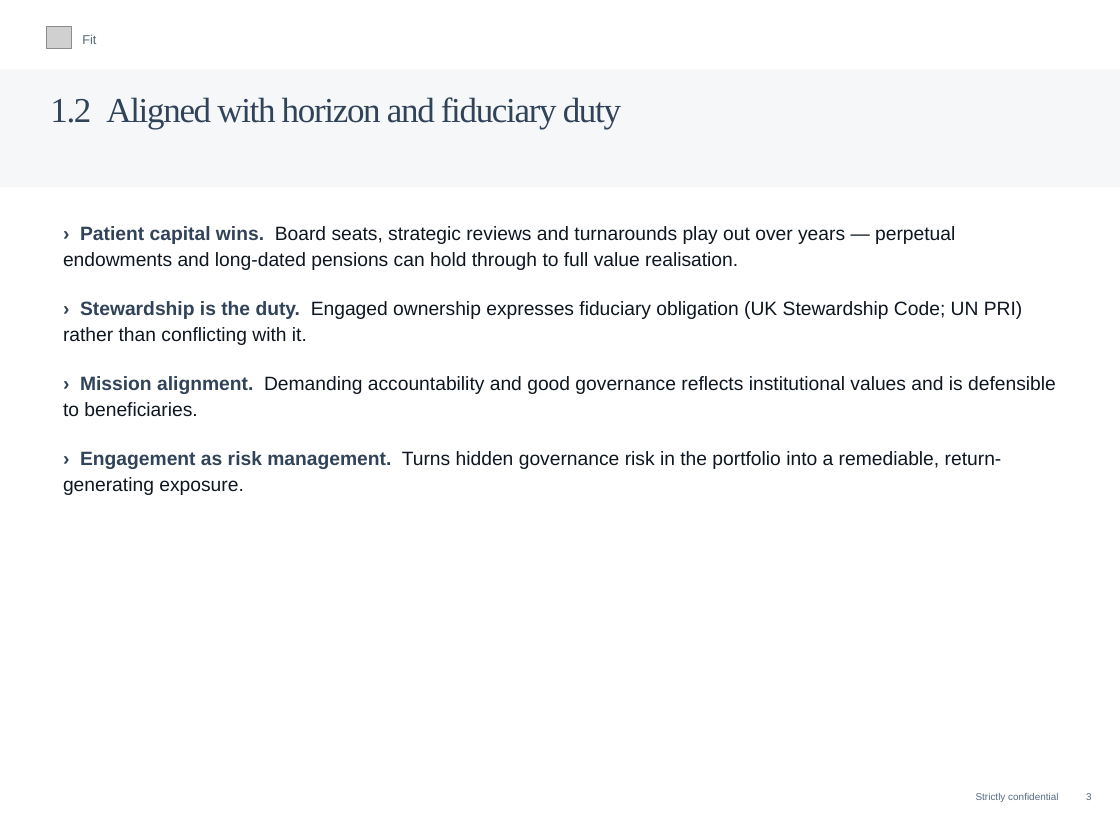
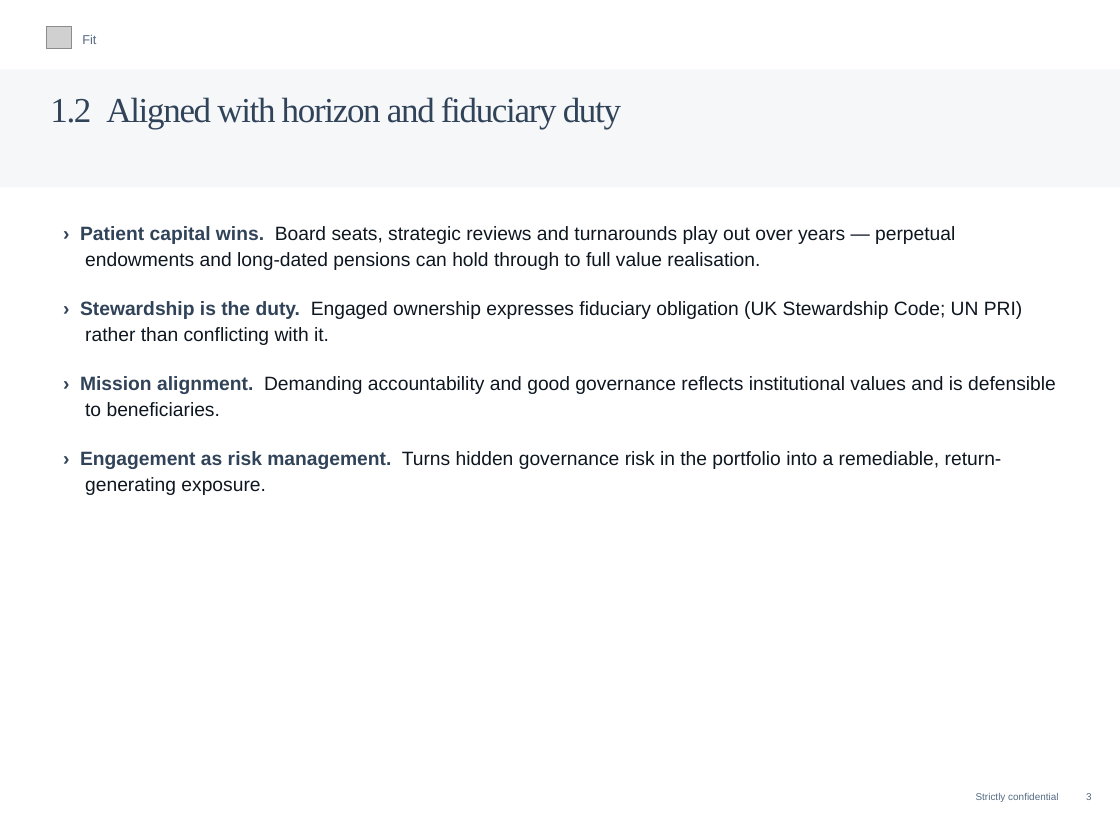
Before and after one commit to charette-lab/Claude, a slide deck: slide 5 of Athanase_Engaged_Ownership_Allocator_Deck.pptx. Drawn at 1120x840 pixels with LibreOffice and Linux fonts; fonts in the diff are those of the drawing; grey boxes stand for pictures. Boxes give left, top, right and bottom in pixels: in the first picture for what was removed or moved away, otherwise in the second. Text is boxed around its words. In the diff, an @@ line names an element or a change of style, - is before the commit and + after.

```diff
--- a/Athanase_Engaged_Ownership_Allocator_Deck.pptx
+++ b/Athanase_Engaged_Ownership_Allocator_Deck.pptx
@@ text "› Patient capital wins. Board ..." at (80,226,1056,495): indent changed @@
```
Also in this commit, not shown: 12 other slides changed, 1 other file.
